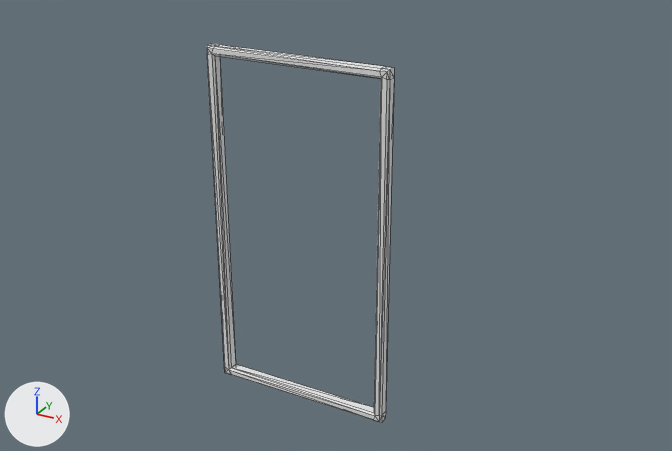
The OBJ model models/arena.obj, before and after one commit.
Both versions are drawn from a camera (50 mm lens) standing at (24.8, -40.7, 21.7) and looking at (1.7, 1.3, 0.7). The lights are fixed; the arrows at lower left show +X, +Y and +Z. Mesh edges are drawn as thin lines. Where no turn or scale is listed for an object, it has been applied to the vertices.

Before the edit, the objects in view are built like this:
```python
me_arena_würfel_004 = bpy.data.meshes.new('Arena_Würfel.004')
me_arena_würfel_004.from_pydata(...)  # 48 vertices, 96 faces; spans x -5.5..5.5, y -0.2..0.4, z -10.4..10.4
me_arena_würfel_004.materials.append(mat_none)  # white #e7e7e7
ob_arena_würfel_004 = bpy.data.objects.new('Arena_Würfel.004', me_arena_würfel_004)
ob_arena_würfel_004.location = (0.0, 0.0, 0.0)
```
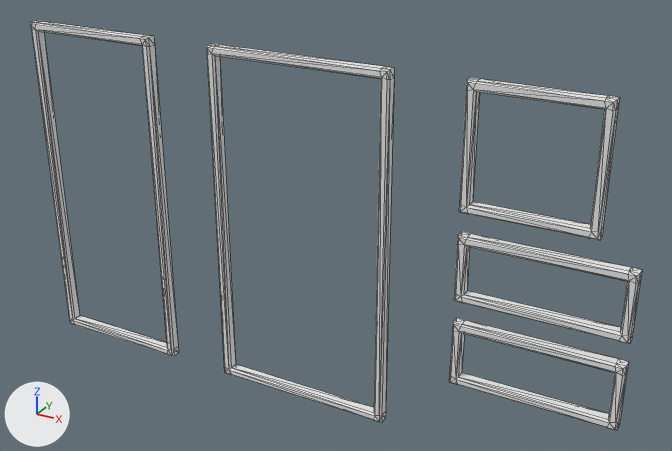
The change in detail:
me_arena_würfel_004 is used by ob_arena_würfel_004; location (0.0, 0.0, 0.0).
me_arena_würfel_004 had 48 vertices, 96 faces and spanned x -5.5..5.5, y -0.2..0.4, z -10.4..10.4.
me_arena_würfel_004 now has 240 vertices, 480 faces and spans x -18.5..18.5, y -0.2..0.4, z -10.4..10.4.
me_arena_würfel_004 part 1: the loose piece of 48 vertices spanning x -5.5..5.5, y -0.2..0.4, z -10.4..10.4 is copied, and the copy is scaled about its middle by (0.81, 1, 1), then moved by (-14.0, 0.0, 0.0); it spans x -18.5..-9.5, y -0.2..0.4, z -10.4..10.4.
me_arena_würfel_004 part 2: a new loose piece of 48 vertices spanning x 9.5..16.5, y -0.2..0.4, z 3.6..10.4, in mat_none (white #e7e7e7).
me_arena_würfel_004 part 3: a new loose piece of 48 vertices spanning x 9.5..18.5, y -0.2..0.4, z -1.4..2.4, in mat_none (white #e7e7e7).
me_arena_würfel_004 part 4: a new loose piece of 48 vertices spanning x 9.5..18.5, y -0.2..0.4, z -6.4..-2.6, in mat_none (white #e7e7e7).

What differs and where, as boxes (x1, y1, x2, y2) in the pictures (672 x 451 px):
'Arena_Würfel.004', reshaped (226% wider, 8% taller): before (207, 44, 394, 423); after (31, 21, 642, 431)
part 1 of me_arena_würfel_004, added: after (31, 21, 179, 356)
part 2 of me_arena_würfel_004, added: after (459, 78, 620, 241)
part 3 of me_arena_würfel_004, added: after (454, 232, 642, 344)
part 4 of me_arena_würfel_004, added: after (449, 318, 629, 431)
